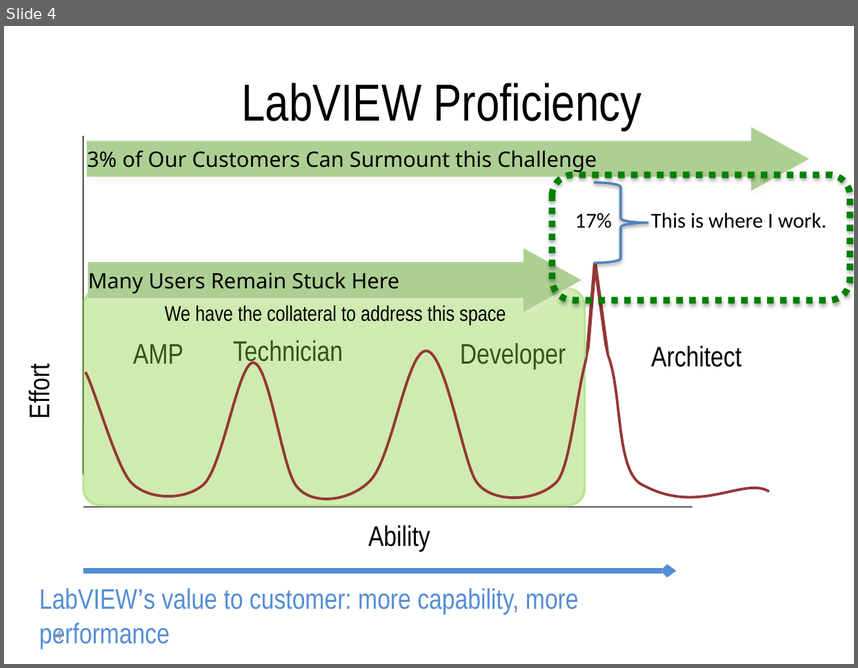
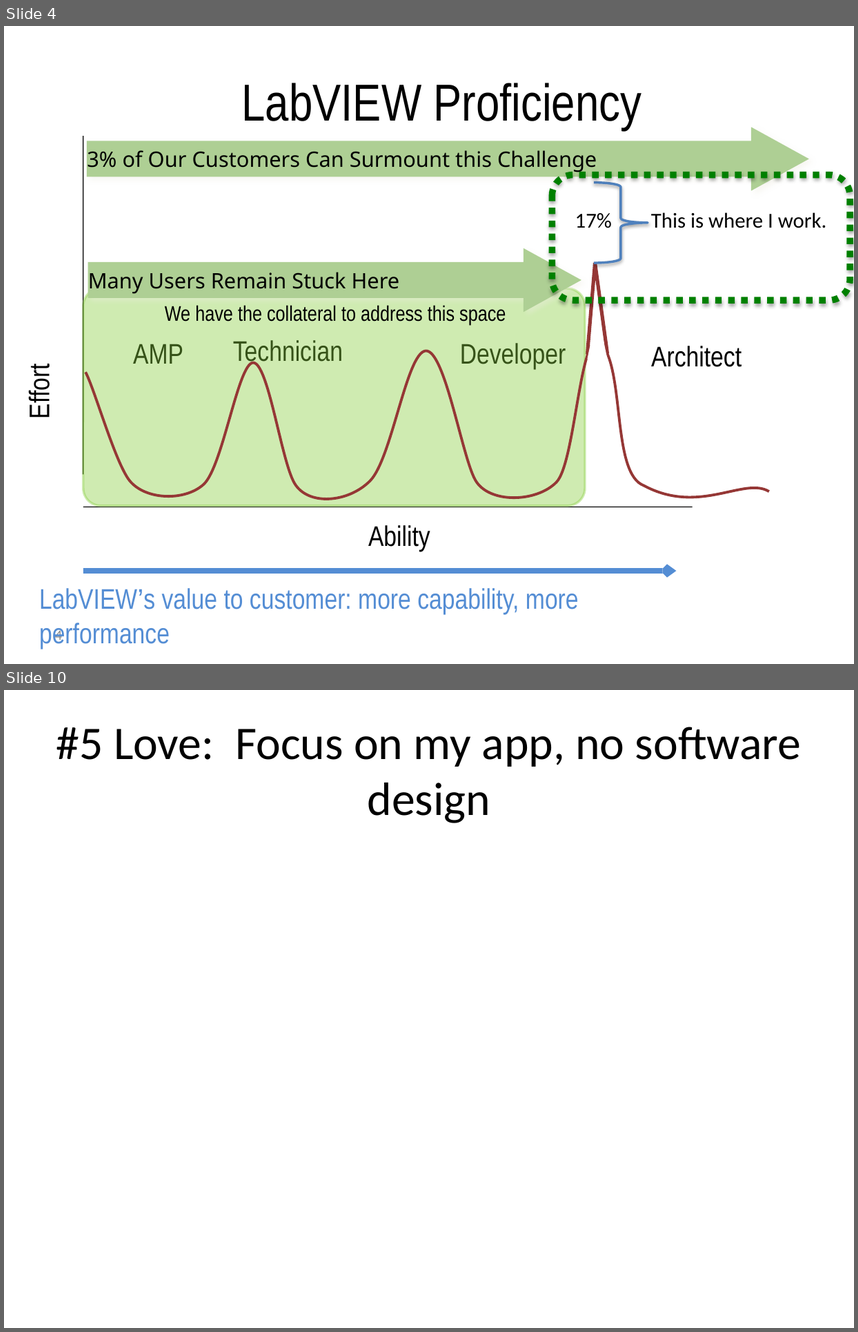
Before and after one commit to njhollenback/Presentations, a slide deck: 9-5 Things That I Love Hate About Actor Framework.pptx. Shown one above the other, each under a label of ours: slide 4 before the commit, slides 4 and 10 after it; the slides between them are not shown. The pictures are 858x668 and 858x1332 pixels, drawn with LibreOffice and Linux fonts; fonts in the diff are those of the drawing. Boxes give left, top, right and bottom in pixels: in the first picture for what was removed or moved away, otherwise in the second. Text is boxed around its words. In the diff, an @@ line names an element or a change of style, - is before the commit and + after.

```diff
--- a/9-5 Things That I Love Hate About Actor Framework.pptx
+++ b/9-5 Things That I Love Hate About Actor Framework.pptx
@@ slide 10 added at (4,690,854,1328), background #FFFFFF @@
@@ title added at (56,727,801,823), 39.6 pt, text #000000 @@
+#5 Love: Focus on my app, no software design
```
Also in this commit, not shown: 2 slides changed, 8 other slides added.
